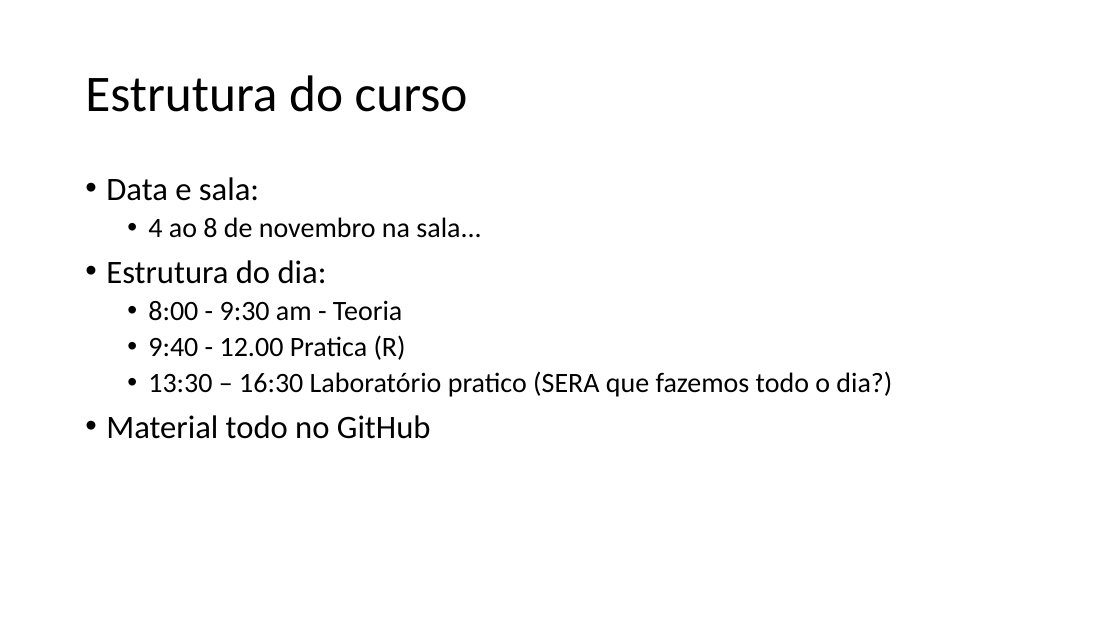
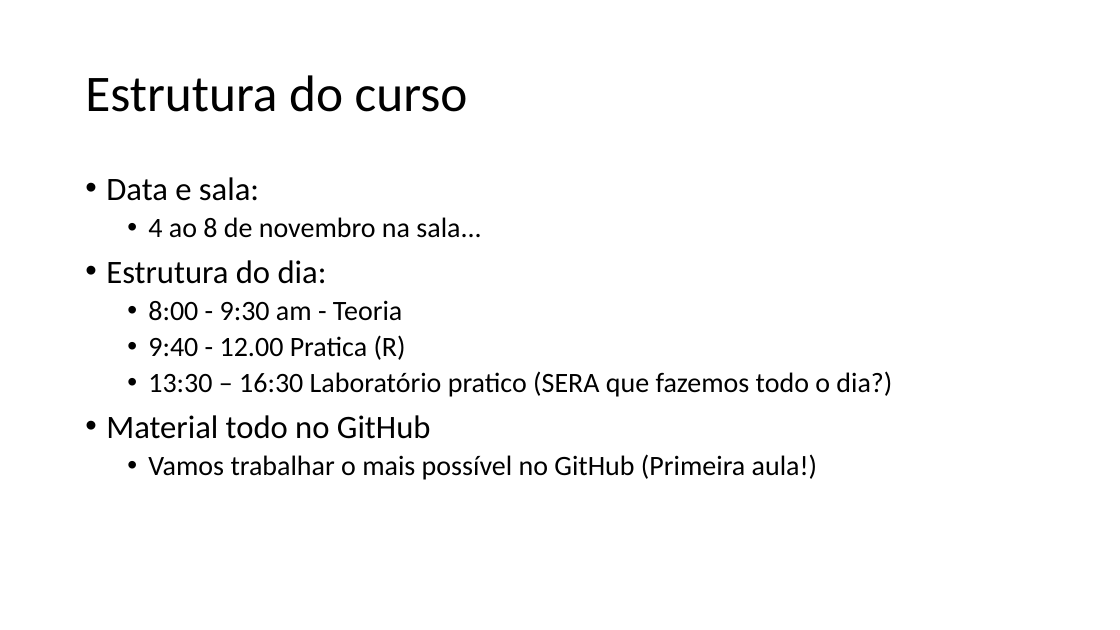
Before and after one commit to liviacnatal/curso_dados_sdms, a slide deck: slide 3 of sessoes/intorucao.pptx. Drawn at 1120x630 pixels with LibreOffice and Linux fonts; fonts in the diff are those of the drawing. Boxes give left, top, right and bottom in pixels: in the first picture for what was removed or moved away, otherwise in the second. Text is boxed around its words. In the diff, an @@ line names an element or a change of style, - is before the commit and + after.

Commit message:
update

```diff
--- a/sessoes/intorucao.pptx
+++ b/sessoes/intorucao.pptx
@@ text at (x1=148, y1=454, x2=818, y2=480): paragraph added @@
+  • Vamos trabalhar o mais possível no GitHub (Primeira aula!)
```
Also in this commit, not shown: 1 other slide changed.
